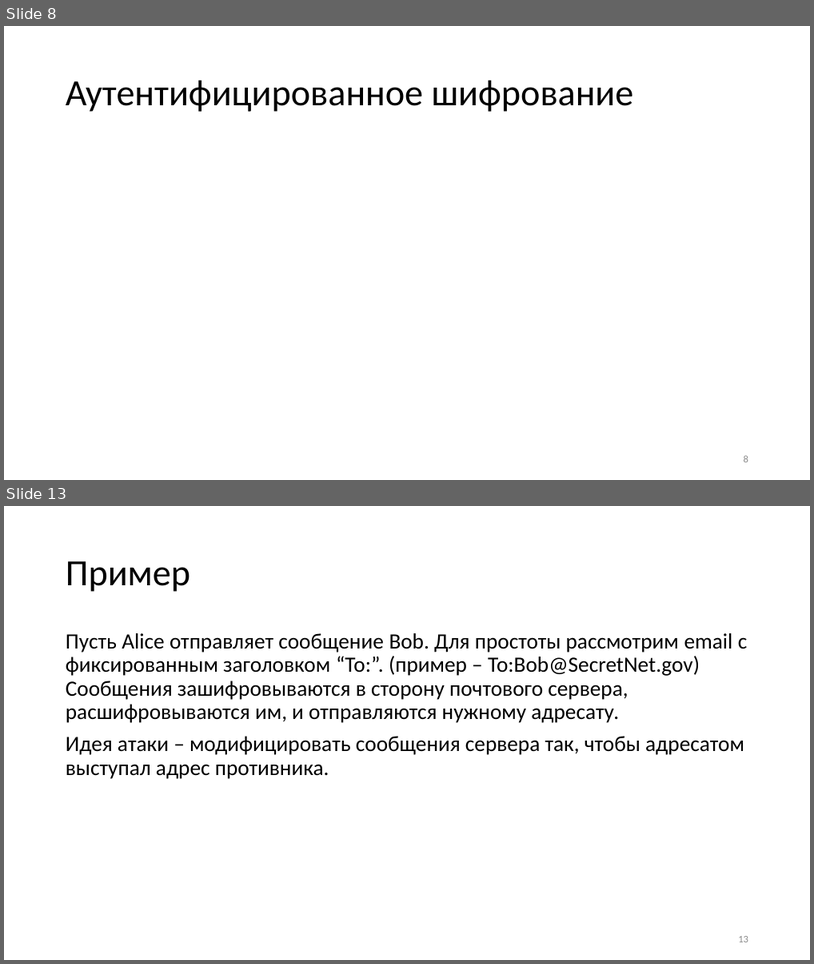
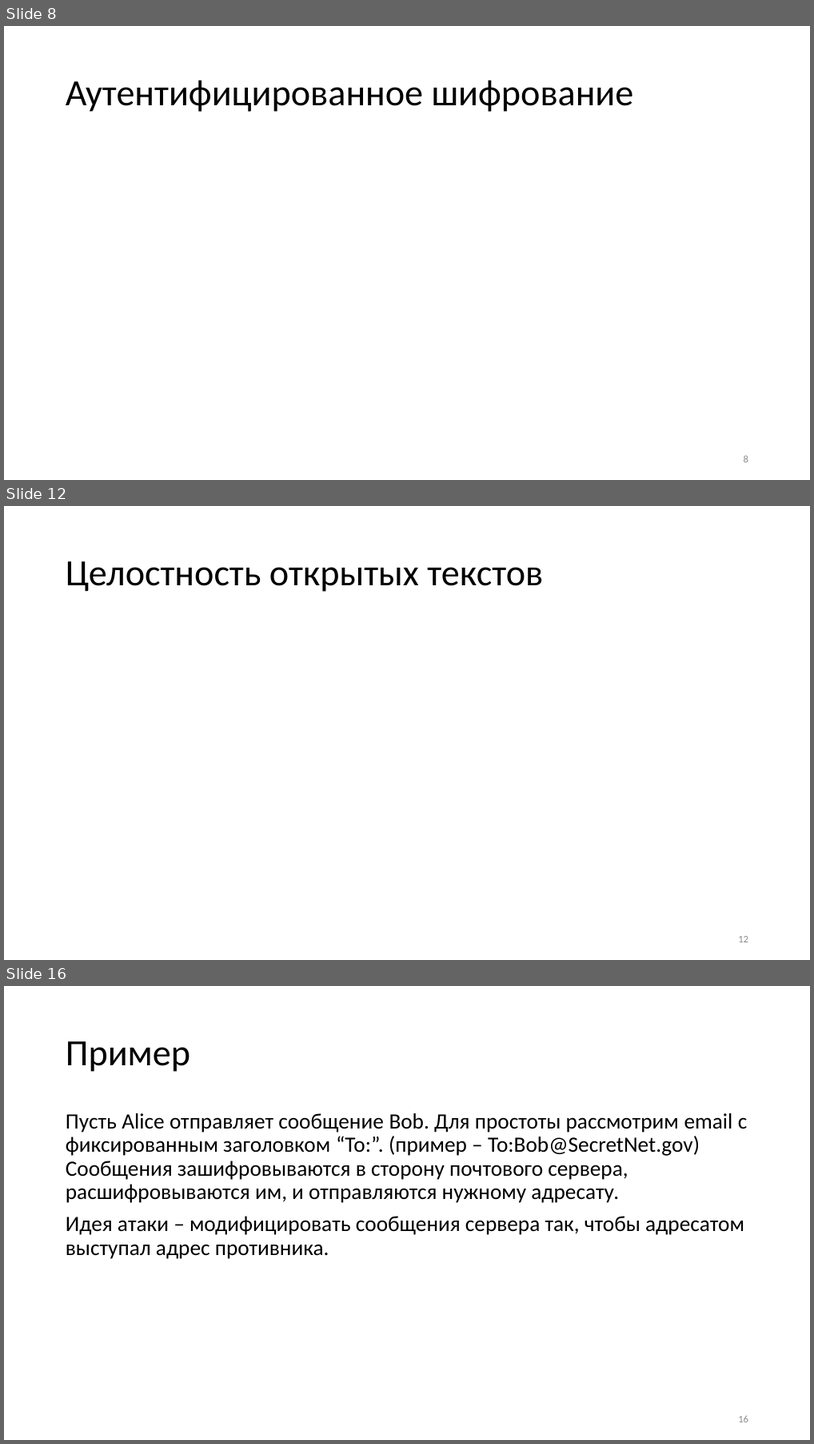
Before and after one commit to GeorgyFirsov-s-forks/CryptoLectures, a slide deck: Lectures/Lecture12.pptx. Shown one above the other, each under a label of ours: slides 8 and 13 before the commit, slides 8, 12 and 16 after it; the slides between them are not shown. The pictures are 814x964 and 814x1444 pixels, drawn with LibreOffice and Linux fonts; fonts in the diff are those of the drawing; grey boxes stand for pictures. Boxes give left, top, right and bottom in pixels: in the first picture for what was removed or moved away, otherwise in the second. Text is boxed around its words. In the diff, an @@ line names an element or a change of style, - is before the commit and + after.

```diff
--- a/Lectures/Lecture12.pptx
+++ b/Lectures/Lecture12.pptx
@@ slide 12 added at (4,506,810,960), background #FFFFFF @@
@@ title added at (66,561,543,592), 44 pt, text #000000 @@
+Целостность открытых текстов
@@ page number added at (738,936,749,942), 12 pt, text #8C8C8C @@
+12
@@ what was slide 13 is now slide 16 @@
@@ page number at (738,1415,749,1422): text changed @@
-13
+16
```
Also in this commit, not shown: 13 slides changed, 5 other slides added, 3 slides removed, 3 other files.
